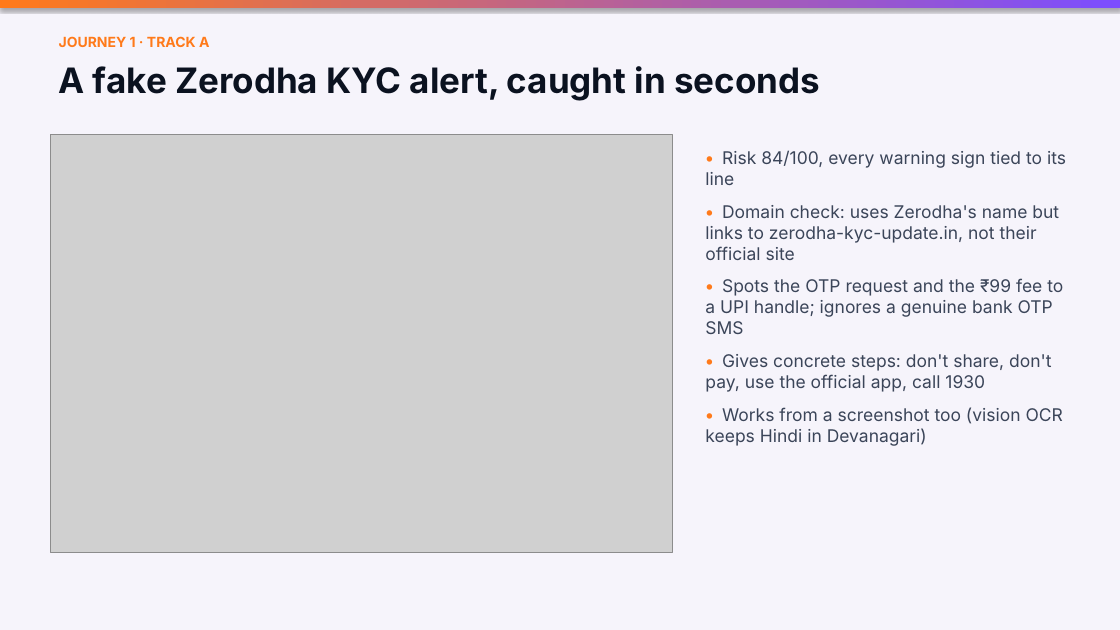
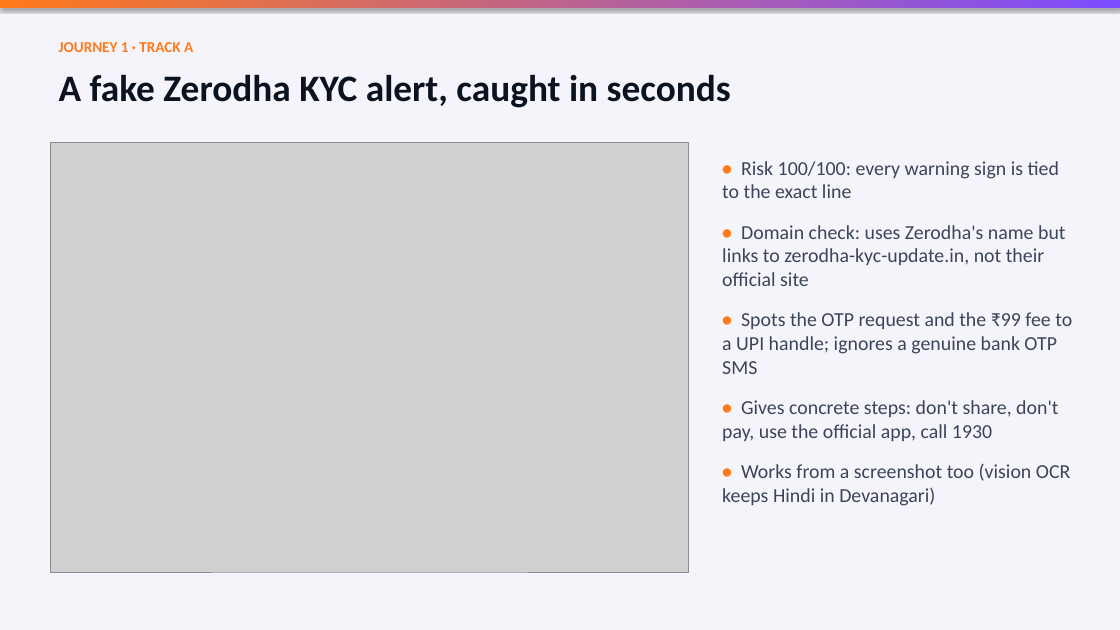
Before and after one commit to RudraPandit0504/nirikshak, a slide deck: slide 5 of presentation/Nirikshak.pptx. Drawn at 1120x630 pixels with LibreOffice and Linux fonts; fonts in the diff are those of the drawing; grey boxes stand for pictures. Boxes give left, top, right and bottom in pixels: in the first picture for what was removed or moved away, otherwise in the second. Text is boxed around its words. In the diff, an @@ line names an element or a change of style, - is before the commit and + after.

Commit message:
Deck: Calibri, fuller layouts, fresh screenshots and calibrated numbers

```diff
--- a/presentation/Nirikshak.pptx
+++ b/presentation/Nirikshak.pptx
@@ text "JOURNEY 1 · TRACK A" at (x1=59, y1=42, x2=193, y2=52): size 12 to 13 pt, font Inter to Calibri @@
@@ text "A fake Zerodha KYC alert, ..." at (x1=59, y1=74, x2=731, y2=108): size 30 to 32 pt, font Inter to Calibri @@
@@ picture resized from (x1=50, y1=134, x2=672, y2=553) to (x1=50, y1=143, x2=689, y2=572) @@
@@ text "• Risk 100/100: every warning ..." moved from (x1=705, y1=150, x2=1066, y2=446) to (x1=722, y1=161, x2=1072, y2=506) @@
@@ text at (x1=722, y1=161, x2=1059, y2=198): text changed; size 15 to 17 pt; font Inter to Calibri @@
-• Risk 84/100, every warning sign tied to its line
+• Risk 100/100: every warning sign is tied to the exact line
@@ text at (x1=722, y1=225, x2=1072, y2=506): size 15 to 17 pt, font Inter to Calibri in "• Domain check: uses Zerodha's name but ...", "• Spots the OTP request and the ...", "• Gives concrete steps: don't share, don't ...", "• Works from a screenshot too (vision ..."; more space between paragraphs @@
```
Also in this commit, not shown: 13 other slides changed, 1 other file.
